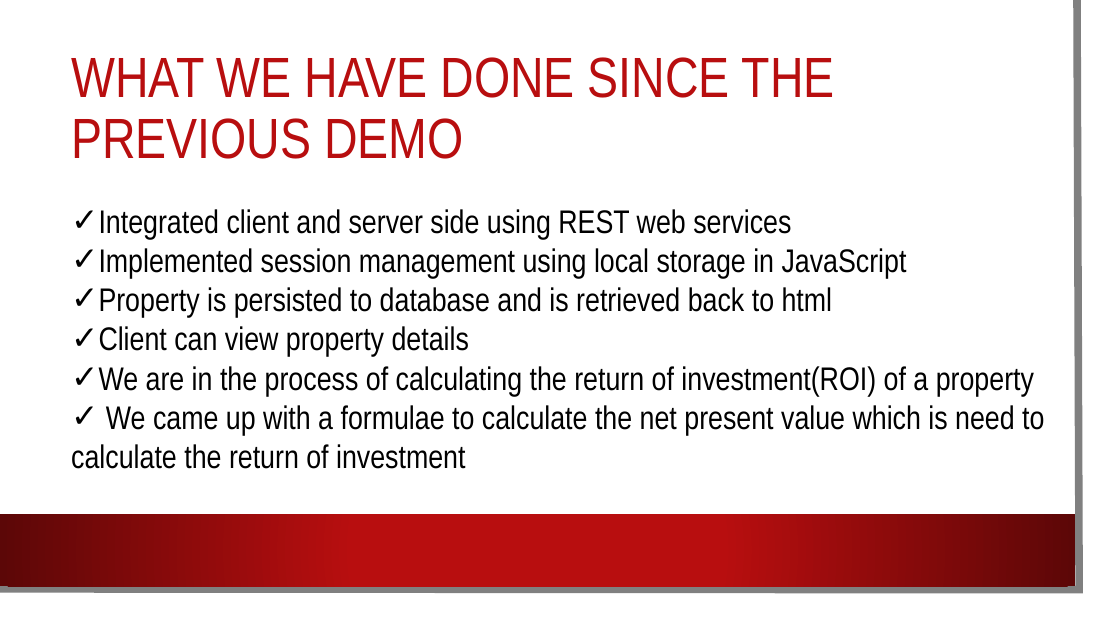
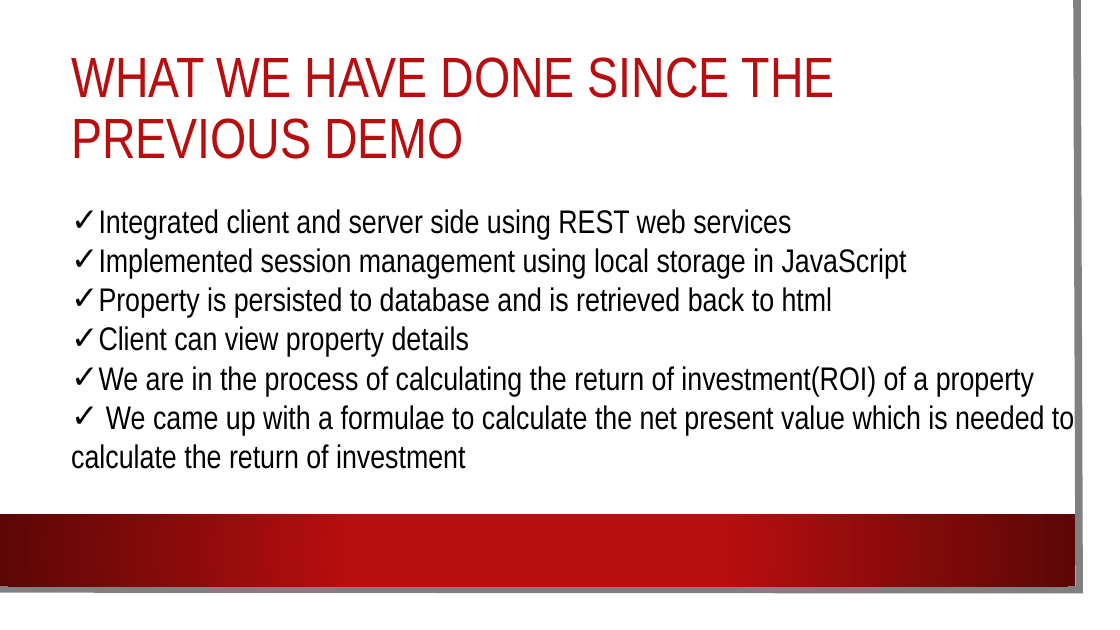
Before and after one commit to u13278012/IMPAKD, a slide deck: slide 3 of DEMO3/DEMO3.pptx. Drawn at 1120x630 pixels with LibreOffice and Linux fonts; fonts in the diff are those of the drawing; background and template pictures are left out. Boxes give left, top, right and bottom in pixels: in the first picture for what was removed or moved away, otherwise in the second. Text is boxed around its words. In the diff, an @@ line names an element or a change of style, - is before the commit and + after.

```diff
--- a/DEMO3/DEMO3.pptx
+++ b/DEMO3/DEMO3.pptx
@@ text at (106,405,1074,435): text changed @@
-✓ We came up with a formulae to calculate the net present value which is need to
+✓ We came up with a formulae to calculate the net present value which is needed to
```
Also in this commit, not shown: 1 other slide changed, 1 slide added.
